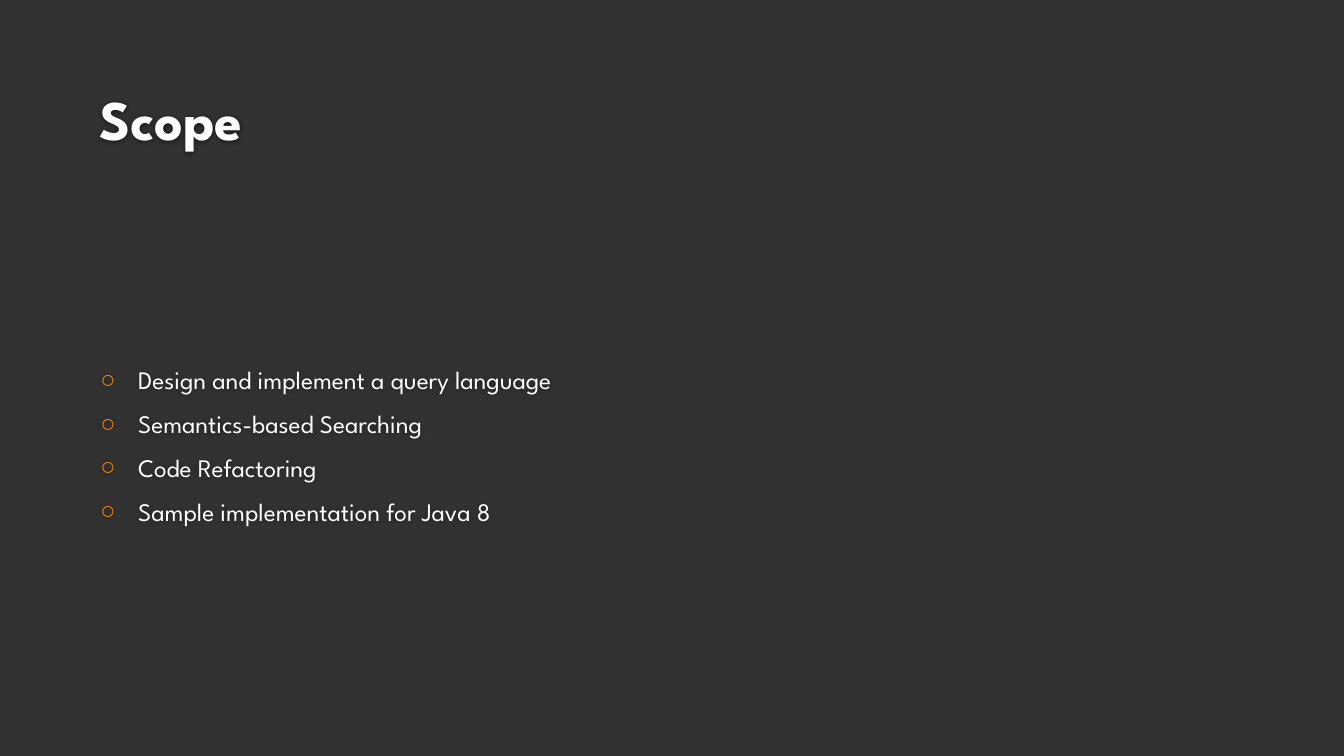
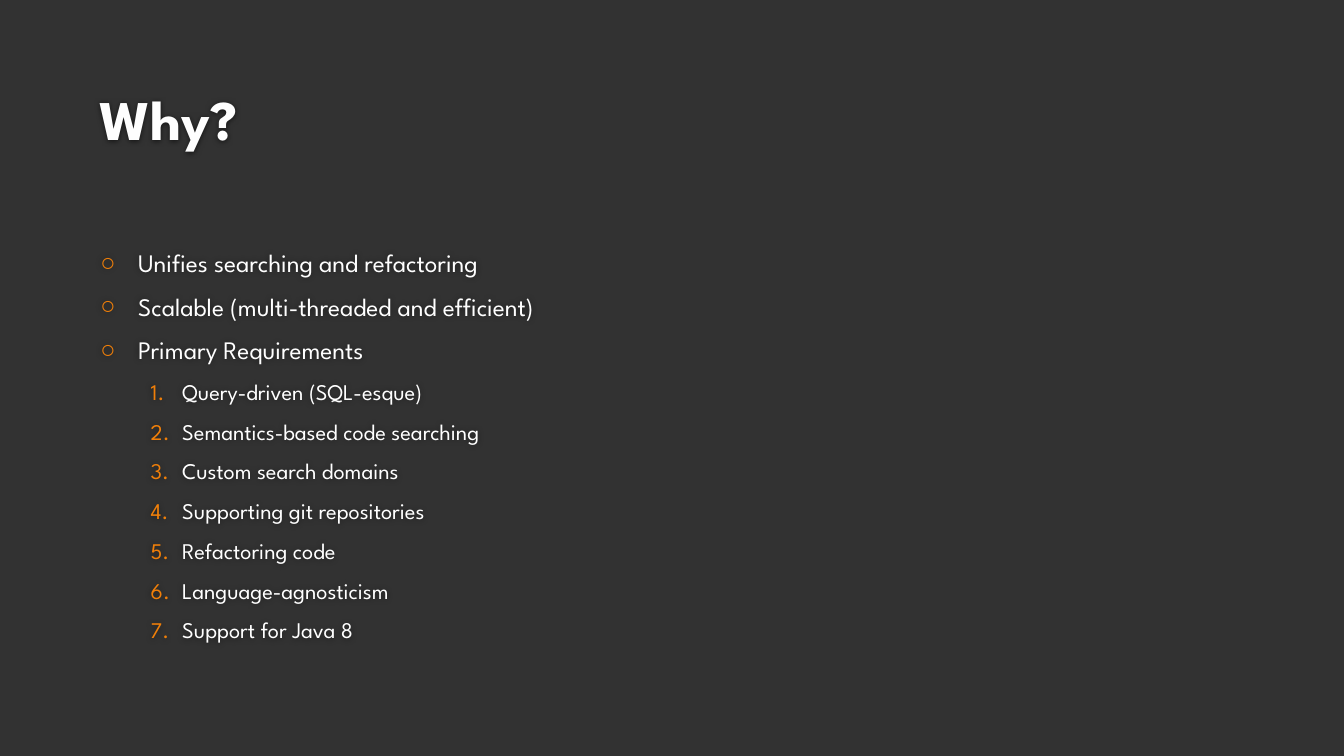
Before and after one commit to dozmus/csar, a slide deck: slide 4 of design-docs/Viva.pptx (slide 5 before the commit). Drawn at 1344x756 pixels with LibreOffice and Linux fonts; fonts in the diff are those of the drawing; background and template pictures are left out. Boxes give left, top, right and bottom in pixels: in the first picture for what was removed or moved away, otherwise in the second. Text is boxed around its words. In the diff, an @@ line names an element or a change of style, - is before the commit and + after.

```diff
--- a/design-docs/Viva.pptx
+++ b/design-docs/Viva.pptx
@@ title at (99,101,237,152): text changed @@
-Scope
+Why?
@@ text at (138,254,533,643): text changed; size 18 to 16 pt @@
-○ Design and implement a query language
-○ Semantics-based Searching
-○ Code Refactoring
-○ Sample implementation for Java 8
+○ Unifies searching and refactoring
+○ Scalable (multi-threaded and efficient)
+○ Primary Requirements
+  1. Query-driven (SQL-esque)
+  2. Semantics-based code searching
+  3. Custom search domains
+  4. Supporting git repositories
+  5. Refactoring code
+  6. Language-agnosticism
+  7. Support for Java 8
```
Also in this commit, not shown: 5 other slides changed, 7 slides added, 2 slides removed.
